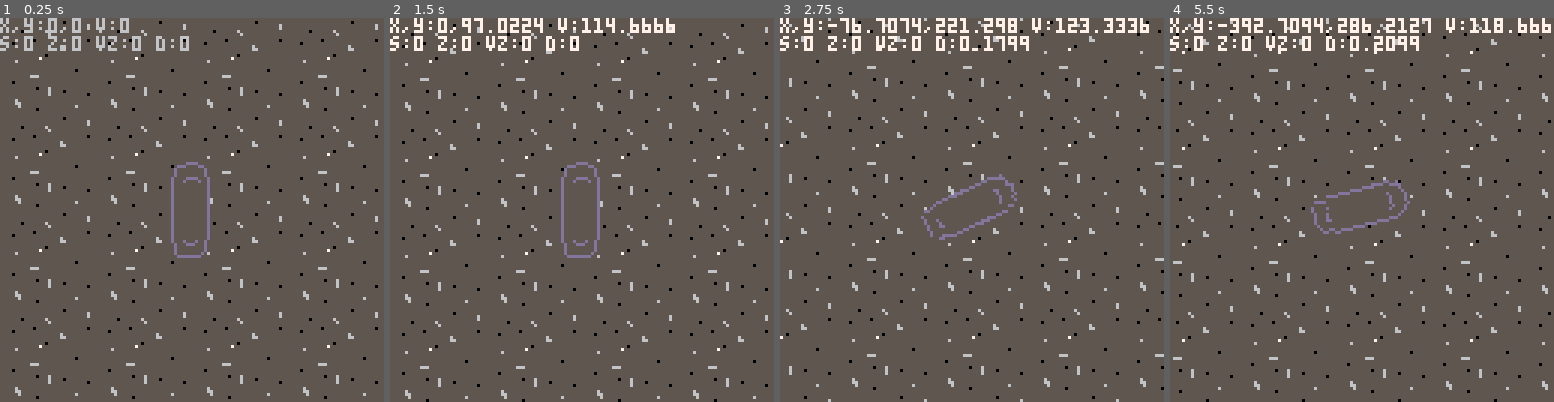
Above: before the commit, frames 1-4 (left to right).
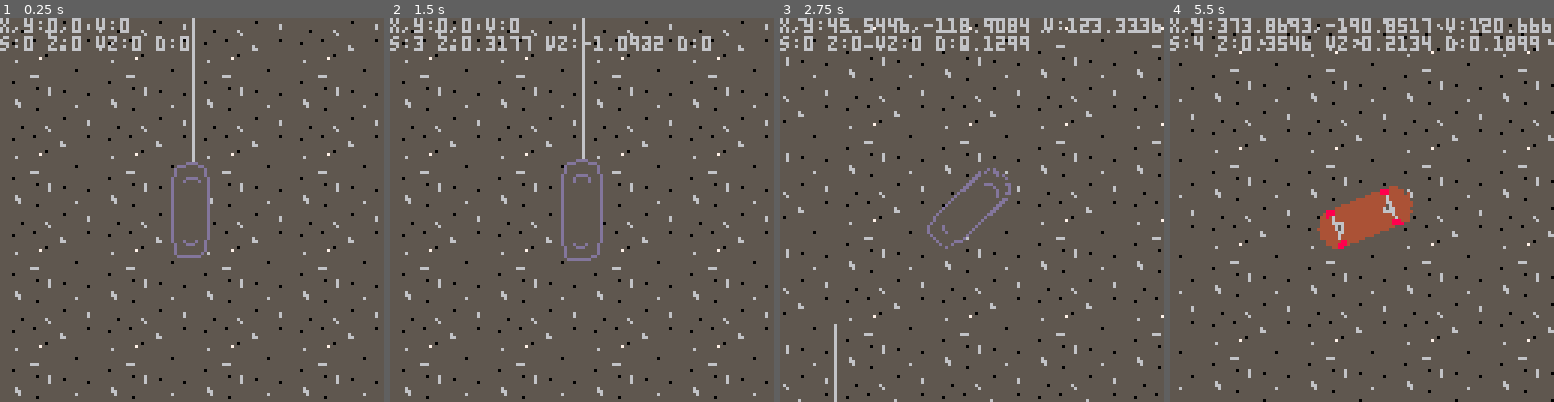
Above: after the commit, the same moments.

Repository: sthilaid/pico-8-carts
Game: PICO-8 cartridge skate.p8
Same seed, same stepped clock (60 frames per second), same inputs: the game is played once before the commit and once after it.
Inputs:
- Up to frame 1 (0.25 s): no input
- Up to frame 2 (1.5 s): tap X (X key) at 0.33, 1.07 s; tap O (Z key) at 0.7 s
- Up to frame 3 (2.75 s): hold Right 1.6-2.1 s; tap O (Z key) at 1.7, 2.1, 2.5 s; tap X (X key) at 1.85 s; hold Up 2.15-2.42 s; hold Right from 2.47 s (still down)
- Up to frame 4 (5.5 s): tap O (Z key) every 0.4 s from 2.9 to 5.3 s; tap X (X key) at 2.97, 4.08, 5.2 s; release Right at 3.03 s; hold Left 3.08-3.58 s; hold Down 3.63-3.97 s; hold Right 4.02-4.68 s; hold Up 4.73-5.03 s; hold Left from 5.08 s (still down)

The runs differ from the first frame. In frame 1, 0.3% of the frame differs, in the area x 50-51%, y 0-38%; in frame 2, 8.4%; in frame 3, 9.6%; in frame 4, 12%, in the area x 0-100%, y 0-100%.

Commit message:
pipe objects

Diff:
--- a/skate.p8
+++ b/skate.p8
@@ -20,13 +20,30 @@
 g_inairAnimUp={0,5,10,15,10,5,0}
 g_flipHalfAnim={0,5,10,15,20}
 g_groundFriction = 20
+g_objects = {}
+
+-- objects
+function makepipe(x,y,angle,count)
+   local pipe = {x=x, y=y, angle=angle, count=count}
+   pipe.intersects = function (self,x,y,w,h)
+      return true
+   end
+   pipe.draw = function(self,camx,camy)
+      if (self:intersects(camx-64,camy-64,128,128)) then
+         local x,y = self.x-camx+g_skate.offx, self.y-camy+g_skate.offy
+         line(x,y,x+sin(self.angle)*count*8,y-cos(self.angle)*count*8, 6)
+      end
+   end
+   return pipe
+end
 
 -->8
 -- updates
 function _init()
    g_skate = {x=0,y=0,z=0,v=0,vz=0,dir=0,
-              state=0,stateTime=0,
+              state=0,stateTime=0, offx=64, offy=64,
               spriteSize=4}
+   add(g_objects, makepipe(0,0,0,10))
 end
 
 function _update()
@@ -41,6 +58,7 @@
 function _draw()
    cls()
    drawGround()
+   drawObjects()
    drawSkate()
    drawHUD()
    print("x,y:"..g_skate.x..","..g_skate.y.." v:"..g_skate.v)
@@ -80,7 +98,7 @@
       end
    elseif g_skate.state == state_crank then
       if not btn(btn_x) then
-         g_skate.vz = clamp(0,g_maxJmpImpulse,lerp(0,g_maxJmpImpulse,getCrankRatio()))
+         g_skate.vz = clamp(g_maxJmpImpulse*0.5,g_maxJmpImpulse,lerp(0,g_maxJmpImpulse,getCrankRatio()))
          if btn(btn_left) or btn(btn_right) then
             nextState(state_flip)
          else
@@ -95,7 +113,7 @@
 -- physics
 
 function updateMovement(dt)
-   local vx,vy = g_skate.v * sin(g_skate.dir), g_skate.v * cos(g_skate.dir) -- angle zero toward top
+   local vx,vy = -g_skate.v * sin(g_skate.dir), -g_skate.v * cos(g_skate.dir) -- angle zero toward top
    g_skate.x += vx*dt
    g_skate.y += vy*dt
 
@@ -115,7 +133,7 @@
 -->8
 -- draw
 function drawGround()
-   local di,dj = g_skate.x % 32, g_skate.y % 32
+   local di,dj = -g_skate.x % 32, -g_skate.y % 32
    for j=-1,3 do
       for i=-1,3 do
          spr(204, i*32+di, j*32+dj, 4, 4)
@@ -123,7 +141,7 @@
    end
 end
 function drawSkate()
-   local x,y = 64,64 -- centered
+   local x,y = g_skate.offx, g_skate.offy -- centered
    local centerDelta = -g_skate.spriteSize*4 -- /2 * 8
    if g_skate.state == state_ride or g_skate.state == state_crank then
       draw_rotated_tile(x,y,g_skate.dir,0,0,4,false,1)
@@ -150,6 +168,12 @@
       end
    end
 end
+function drawObjects()
+   local camx,camy = g_skate.x, g_skate.y
+   for obj in all(g_objects) do
+      obj:draw(camx,camy)
+   end
+end
 function drawHUD()
    if g_skate.state == state_crank then
       local ratio = getCrankRatio()
@@ -162,6 +186,7 @@
 
 -- @TheRoboZ https://www.lexaloffle.com/bbs/?pid=78451
 function draw_rotated_tile(x,y,rot,mx,my,w,flip,scale)
+  --print("draw_rotated_tile("..x..","..y..","..rot..","..mx..","..my..","..w..","..(flip and "true" or "false")..","..scale..")")
   scale = scale or 1
   w+=.8
   local halfw, cx  = scale*-w/2, mx + w/2 -.4
@@ -250,14 +275,14 @@
 000000000000d55555dd00000000000000000000000000004d5000000000000000000000000000000004dd000000000000000000000000444444440000000000
 000000000000d5555500000000000000000000000000000000d0000000000000000000000000000000004d000000000000000000000000004444000000000000
 00000000000000dddd00000000000000000000000000000000000000000000000000000000000000000000000000000000000000000000000000000000000000
-00000000000000000000000000000000000000000000000000000000000000000000000000000000000000000000000000000000000000000000000000000000
-00000000000000000000000000000000000000000000000000000000000000000000000000000000000000000000000000000000000000000000000000000000
-00000000000000000000000000000000000000000000000000000000000000000000000000000000000000000000000000000000000000000000000000000000
-00000000000000000000000000000000000000000000000000000000000000000000000000000000000000000000000000000000000000000000000000000000
-00000000000000000000000000000000000000000000000000000000000000000000000000000000000000000000000000000000000000000000000000000000
-00000000000000000000000000000000000000000000000000000000000000000000000000000000000000000000000000000000000000000000000000000000
-00000000000000000000000000000000000000000000000000000000000000000000000000000000000000000000000000000000000000000000000000000000
-00000000000000000000000000000000000000000000000000000000000000000000000000000000000000000000000000000000000000000000000000000000
+00066000000000000000000000000000000000000000000000c0cc00000000000000000000cc0c0000cc0c000000000000000000000000000000000000000000
+00066000000000000000000000000000000000000000000000c0cc00000000000000000000cc0c0000cc0c000000000000000000000000000000000000000000
+00066000000000000000000000000000000000000000000000cc0c00cccccccc00cccccc00cc0ccccccc0c00cccccc0000000000000000000000000000000000
+00066000666666660000000000000000000000000000000000cc0c00cc00cc0000cccccc00cc0ccc00000c000000cc0000000000000000000000000000000000
+00066000666666660000000000000000000000000000000000c0cc0000cc00cc00c0000000cc0000cccccc00ccc0cc0000000000000000000000000000000000
+00066000000000000000000000000000000000000000000000c0cc00cccccccc00c0cccc00cccccccccccc00ccc0cc0000000000000000000000000000000000
+00066000000000000000000000000000000000000000000000cc0c000000000000c0cc00000000000000000000c0cc0000000000000000000000000000000000
+00066000000000000000000000000000000000000000000000cc0c000000000000c0cc00000000000000000000c0cc0000000000000000000000000000000000
 00000000000000000000000000000000000000000000000000000000000000000000000000000000000000000000000000000000000000000000000000000000
 00000000000000000000000000000000000000000000000000000000000000000000000000000000000000000000000000000000000000000000000000000000
 00000000000000000000000000000000000000000000000000000000000000000000000000000000000000000000000000000000000000000000000000000000
@@ -314,14 +339,39 @@
 00000000000000000000000000000000000000000000000000000000000000000000000000000000000000000000000055555565555555555555555556555555
 00000000000000000000000000000000000000000000000000000000000000000000000000000000000000000000000055555555555505555555555555555555
 00000000000000000000000000000000000000000000000000000000000000000000000000000000000000000000000055555555555555555555555555555555
+__gff__
+0000000000000000000000000000000000000000000000000000000000000000000000000000000000000000000000000000000000000000000000000000000000000000000000000000000000000000000000000000000000000000000000000000000000000000000000000000000000000000000000000000000000000000
+0101000000008080808080800000000000000000000000000000000000000000000000000000000000000000000000000000000000000000000000000000000000000000000000000000000000000000000000000000000000000000000000000000000000000000000000000000000000000000000000000000000000000000
 __map__
-00010203c204050607c308090a0bc40c0d0e0f00000000000000000000000000000000000000000000000000000000000000000000000000000000000000000000000000000000000000000000000000000000000000000000000000000000000000000000000000000000000000000000000000000000000000000000000000
-10111213d214151617d318191a1bd41c1d1e1f00000000000000000000000000000000000000000000000000000000000000000000000000000000000000000000000000000000000000000000000000000000000000000000000000000000000000000000000000000000000000000000000000000000000000000000000000
-20212223e224252627e328292a2be42c2d2e2f00000000000000000000000000000000000000000000000000000000000000000000000000000000000000000000000000000000000000000000000000000000000000000000000000000000000000000000000000000000000000000000000000000000000000000000000000
-30313233f234353637f338393a3bf43c3d3e3f00000000000000000000000000000000000000000000000000000000000000000000000000000000000000000000000000000000000000000000000000000000000000000000000000000000000000000000000000000000000000000000000000000000000000000000000000
-0000000000000000000000000000000000000000000000000000000000000000000000000000000000000000000000000000000000000000000000000000000000000000000000000000000000000000000000000000000000000000000000000000000000000000000000000000000000000000000000000000000000000000
-0000000000000000000000000000000000000000000000000000000000000000000000000000000000000000000000000000000000000000000000000000000000000000000000000000000000000000000000000000000000000000000000000000000000000000000000000000000000000000000000000000000000000000
-00010203004041424300444546470048494a4b004c4d4e4f0000000000000000000000000000000000000000000000000000000000000000000000000000000000000000000000000000000000000000000000000000000000000000000000000000000000000000000000000000000000000000000000000000000000000000
-10111213005051525300545556570058595a5b005c5d5e5f0000000000000000000000000000000000000000000000000000000000000000000000000000000000000000000000000000000000000000000000000000000000000000000000000000000000000000000000000000000000000000000000000000000000000000
-20212223006061626300646566670068696a6b006c6d6e6f0000000000000000000000000000000000000000000000000000000000000000000000000000000000000000000000000000000000000000000000000000000000000000000000000000000000000000000000000000000000000000000000000000000000000000
-30313233007071727300747576770078797a7b007c7d7e7f0000000000000000000000000000000000000000000000000000000000000000000000000000000000000000000000000000000000000000000000000000000000000000000000000000000000000000000000000000000000000000000000000000000000000000
+00010203c204050607c308090a0bc40c0d0e0f0000000000800000000000000000000000000000000000000000000000000000000000000000000000000000008887878787878787878787878787878787878787878787878787878787878787878787878787878787878787878787878787878787878787878787878787878b
+10111213d214151617d318191a1bd41c1d1e1f00000000000000000000000000000000000000000000000000000000000000000000000000000000000000000086000000000000000000000000000000000000000000000000000000000000000000000000000000000000000000000000000000000000000000000000000086
+20212223e224252627e328292a2be42c2d2e2f00000000000000000000000000000000000000000000000000000000000000000000000000000000000000000086000000000000000000000000000000000000000000000000000000000000000000000000000000000000000000000000000000000000000000000000000086
+30313233f234353637f338393a3bf43c3d3e3f00000000000000000000000000000000000000000000000000000000000000000000000000000000000000000086000000000000000000000000000000000000000000000000000000000000000000000000000000000000000000000000000000000000000000000000000086
+0000000000000000000000000000000000000000000000000000000000000000000000000000000000000000000000000000000000000000000000000000000086000000000000000000000000000000000000000000000000000000000000000000000000000000000000000000000000000000000000000000000000000086
+0000000000000000000000000000000000000000000000000000000000000000000000000000000000000000000000000000000000000000000000000000000086000000000000000000000000000000000000000000000000000000000000000000000000000000000000000000000000000000000000000000000000000086
+00010203004041424300444546470048494a4b004c4d4e4f0000000000000000000000000000000000000000000000000000000000000000000000000000000086000000000000000000000000000000000000000000000000000000000000000000000000000000000000000000000000000000000000000000000000000086
+10111213005051525300545556570058595a5b005c5d5e5f0000000000000000000000000000000000000000000000000000000000000000000000000000000086000000000000000000000000000000000000000000000000000000000000000000000000000000000000000000000000000000000000000000000000000086
+20212223006061626300646566670068696a6b006c6d6e6f0000000000000000000000000000000000000000000000000000000000000000000000000000000086000000000000000000000000000000000000000000000000000000000000000000000000000000000000000000000000000000000000000000000000000086
+30313233007071727300747576770078797a7b007c7d7e7f0000000000000000000000000000000000000000000000000000000000000000000000000000000086000000000000000000000000000000000000000000000000000000000000000000000000000000000000000000000000000000000000000000000000000086
+0000000000000000000000000000000000000000000000000000000000000000000000000000000000000000000000000000000000000000000000000000000086000000000000000000000000000000000000000000000000000000000000000000000000000000000000000000000000000000000000000000000000000086
+0000000000000000000000000000000000000000000000000000000000000000000000000000000000000000000000000000000000000000000000000000000086000000000000000000000000000000000000818181818181810000000000000000000000000000000000000000000000000000000000000000000000000086
+0000000000000000000000000000000000000000000000000000000000000000000000000000000000000000000000000000000000000000000000000000000086000000000000000000000000000000000000000000000000000000000000000000000000000000000000000000000000000000000000000000000000000086
+0000000000000000000000000000000000000000000000000000000000000000000000000000000000000000000000000000000000000000000000000000000086000000000000000000000000000000000000000000000000000000000000000000000000000000000000000000000000000000000000000000000000000086
+0000000000000000000000000000000000000000000000000000000000000000000000000000000000000000000000000000000000000000000000000000000086000000000000000000000000000000000000000000000000000000000000000000000000000000000000000000000000000000000000000000000000000086
+0000000000000000000000000000000000000000000000000000000000000000000000000000000000000000000000000000000000000000000000000000000086000000000000000000000000000000000000000000000000000000000000000000000000000000000000000000000000000000000000000000000000000086
+0000000000000000000000000000000000000000000000000000000000000000000000000000000000000000000000000000000000000000000000000000000086000000000000000000000000000000000000000000000000000000000000000000000000000000000000000000000000000000000000000000000000000086
+0000000000000000000000000000000000000000000000000000000000000000000000000000000000000000000000000000000000000000000000000000000086000000000000000000000000000000000000000000000000000000000000000000000000000000000000000000000000000000000000000000000000000086
+0000000000000000000000000000000000000000000000000000000000000000000000000000000000000000000000000000000000000000000000000000000086000000000000000000000000000000000000000000000000000000000000000000000000000000000000000000000000000000000000000000000000000086
+0000000000000000000000000000000000000000000000000000000000000000000000000000000000000000000000000000000000000000000000000000000086000000000000000000000000000000000000000000000000000000008000000000000000000000000000000000000000000000000000000000000000000086
+0000000000000000000000000000000000000000000000000000000000000000000000000000000000000000000000000000000000000000000000000000000086000000000000000000000000000000000000000000000000000000008000000000000000000000000000000000000000000000000000000000000000000086
+0000000000000000000000000000000000000000000000000000000000000000000000000000000000000000000000000000000000000000000000000000000086000000000000000000000000000000000000000000000000000000008000000000000000000000000000000000000000000000000000000000000000000086
+0000000000000000000000000000000000000000000000000000000000000000000000000000000000000000000000000000000000000000000000000000000086000000000000000000000000000000000000000000000000000000008000000000000000000000000000000000000000000000000000000000000000000086
+0000000000000000000000000000000000000000000000000000000000000000000000000000000000000000000000000000000000000000000000000000000086000000000000000000000000000000000000000000000000000000008000000000000000000000000000000000000000000000000000000000000000000086
+0000000000000000000000000000000000000000000000000000000000000000000000000000000000000000000000000000000000000000000000000000000086000000000000000000000000000000000000000000000000000000008000000000000000000000000000000000000000000000000000000000000000000086
+0000000000000000000000000000000000000000000000000000000000000000000000000000000000000000000000000000000000000000000000000000000086000000000000000000000000000000000000000000000000000000008000000000000000000000000000000000000000000000000000000000000000000086
+0000000000000000000000000000000000000000000000000000000000000000000000000000000000000000000000000000000000000000000000000000000086000000000000000000000000000000000000000000000000000000000000000000000000000000000000000000000000000000000000000000000000000086
+0000000000000000000000000000000000000000000000000000000000000000000000000000000000000000000000000000000000000000000000000000000086000000000000000000000000000000000000000000000000000000000000000000000000000000000000000000000000000000000000000000000000000086
+0000000000000000000000000000000000000000000000000000000000000000000000000000000000000000000000000000000000000000000000000000000086000000000000000000000000000000000000000000000000000000000000000000000000000000000000000000000000000000000000000000000000000086
+0000000000000000000000000000000000000000000000000000000000000000000000000000000000000000000000000000000000000000000000000000000086000000000000000000000000000000000000000000000000000000000000000000000000000000000000000000000000000000000000000000000000000086
+0000000000000000000000000000000000000000000000000000000000000000000000000000000000000000000000000000000000000000000000000000000086000000000000000000000000000000000000000000000000000000000000000000000000000000000000000000000000000000000000000000000000000086
+000000000000000000000000000000000000000000000000000000000000000000000000000000000000000000000000000000000000000000000000000000008987878787878787878787878787878787878787878787878787878787878787878787878787878787878787878787878787878787878787878787878787878a
